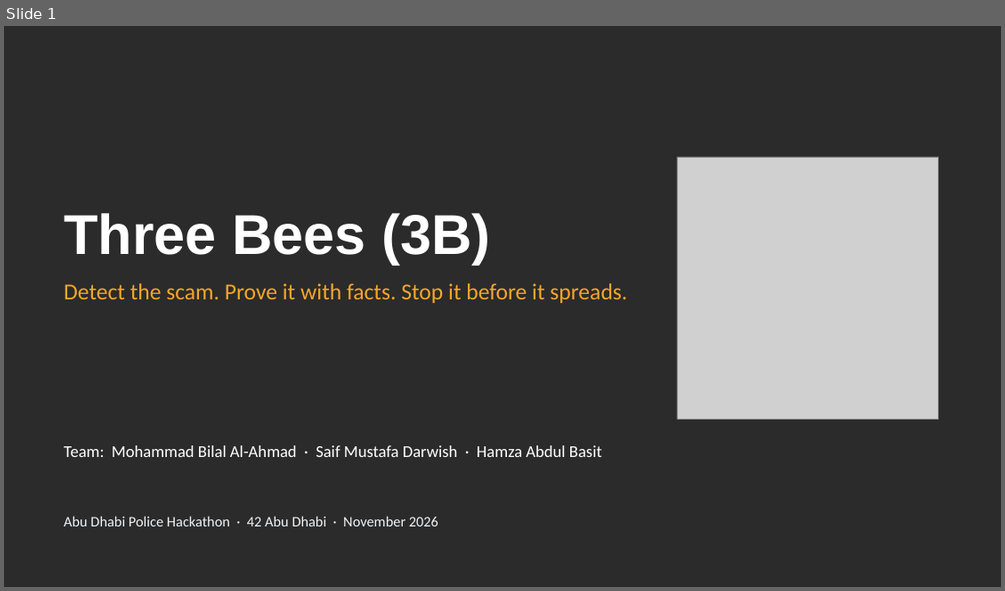
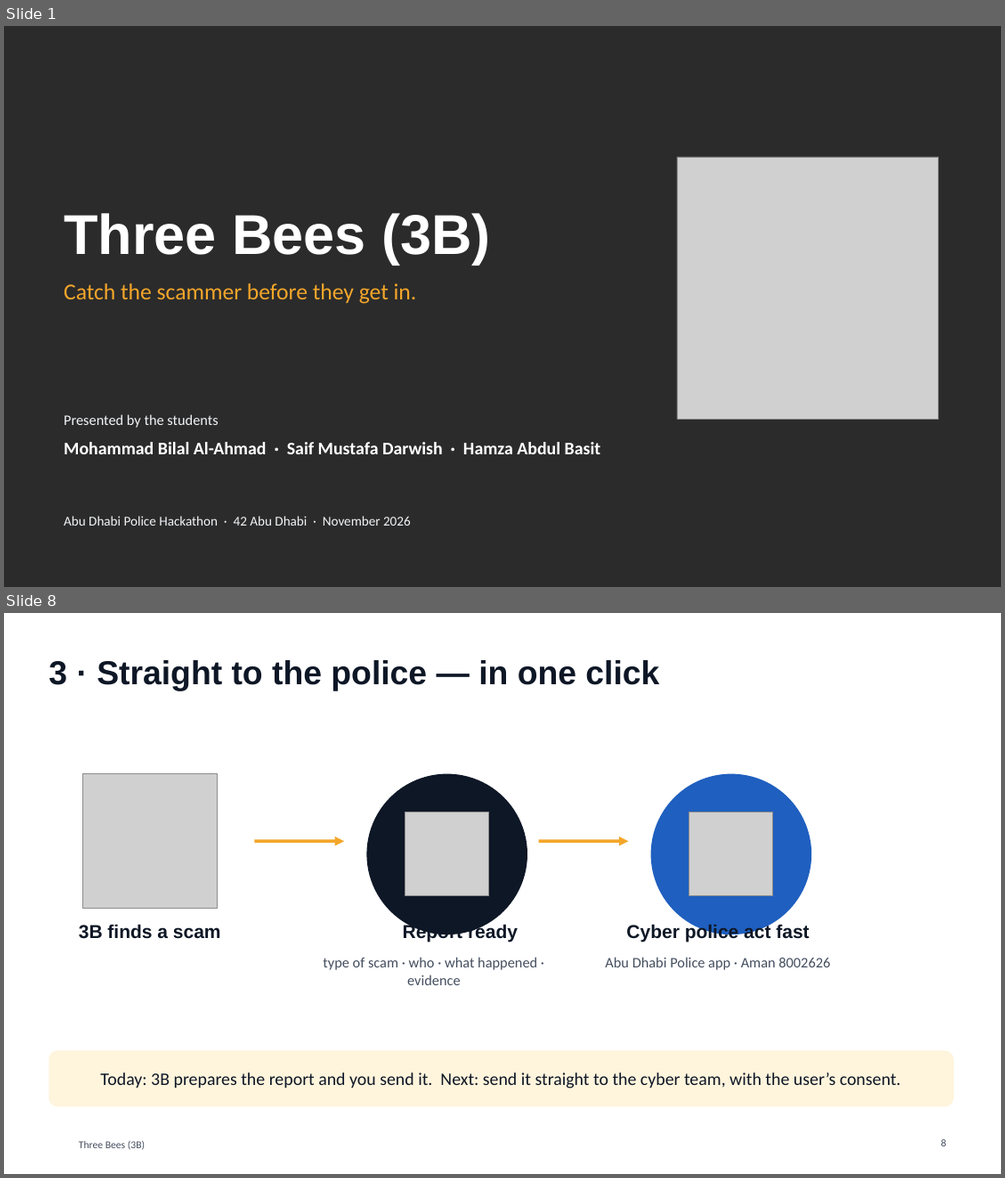
Before and after one commit to Mezx-1/three-bees, a slide deck: docs/presentation/ThreeBees_3B.pptx. Shown one above the other, each under a label of ours: slide 1 before the commit, slides 1 and 8 after it; the slides between them are not shown. The pictures are 1005x591 and 1005x1178 pixels, drawn with LibreOffice and Linux fonts; fonts in the diff are those of the drawing; grey boxes stand for pictures; background and template pictures are left out; a plain dark background stands for a picture behind light text. Boxes give left, top, right and bottom in pixels: in the first picture for what was removed or moved away, otherwise in the second. Text is boxed around its words. In the diff, an @@ line names an element or a change of style, - is before the commit and + after.

```diff
--- a/docs/presentation/ThreeBees_3B.pptx
+++ b/docs/presentation/ThreeBees_3B.pptx
@@ slide 8 added at [4,613,1001,1174], background #FFFFFF @@
@@ title added at [48,660,659,690], 32 pt, text #0E1726, bold @@
+3 · Straight to the police — in one click
@@ picture added at [82,774,217,908] @@
@@ ellipse added at [367,774,527,934], fill #0E1726 @@
@@ ellipse added at [651,774,811,934], fill #1F5FBF @@
@@ picture added at [405,812,489,896] @@
@@ picture added at [689,812,774,896] @@
@@ arrow added from (254, 841) to (344, 841), #F4A62A 3 pt @@
@@ arrow added from (539, 841) to (629, 841), #F4A62A 3 pt @@
@@ text added at [79,924,221,939], 18 pt, text #0E1726, bold @@
+3B finds a scam
@@ text added at [403,923,518,941], 18 pt, text #0E1726, bold @@
+Report ready
@@ text added at [626,923,809,941], 18 pt, text #0E1726, bold @@
+Cyber police act fast
@@ text added at [323,957,537,985], 14 pt, text #444E5F @@
+type of scam · who · what happened · evidence
@@ text added at [605,957,830,970], 14 pt, text #444E5F @@
+Abu Dhabi Police app · Aman 8002626
@@ rounded rectangle added at [48,1051,954,1107], fill #FFF4DC @@
@@ text added at [100,1072,901,1088], 17 pt, text #0E1726 @@
+Today: 3B prepares the report and you send it. Next: send it straight to the cyber team, with the user’s consent.
@@ text added at [79,1140,145,1150], 10 pt, text #444E5F @@
+Three Bees (3B)
@@ page number added at [941,1139,947,1146], 10 pt, text #444E5F @@
+8
@@ slide 1 changed as well @@
@@ text at [64,283,417,304]: text changed @@
-Detect the scam. Prove it with facts. Stop it before it spreads.
+Catch the scammer before they get in.
@@ text added at [64,414,218,427], 14 pt, text #F2F4F7 @@
+Presented by the students
@@ text at [64,442,601,454]: text changed; size 16 to 17 pt; bold on @@
-Team: Mohammad Bilal Al-Ahmad · Saif Mustafa Darwish · Hamza Abdul Basit
+Mohammad Bilal Al-Ahmad · Saif Mustafa Darwish · Hamza Abdul Basit
@@ text "Abu Dhabi Police Hackathon · ..." at [64,516,411,525]: size 14 to 13 pt @@
```
Also in this commit, not shown: 2 other slides changed, 10 other slides added, 9 slides removed.
